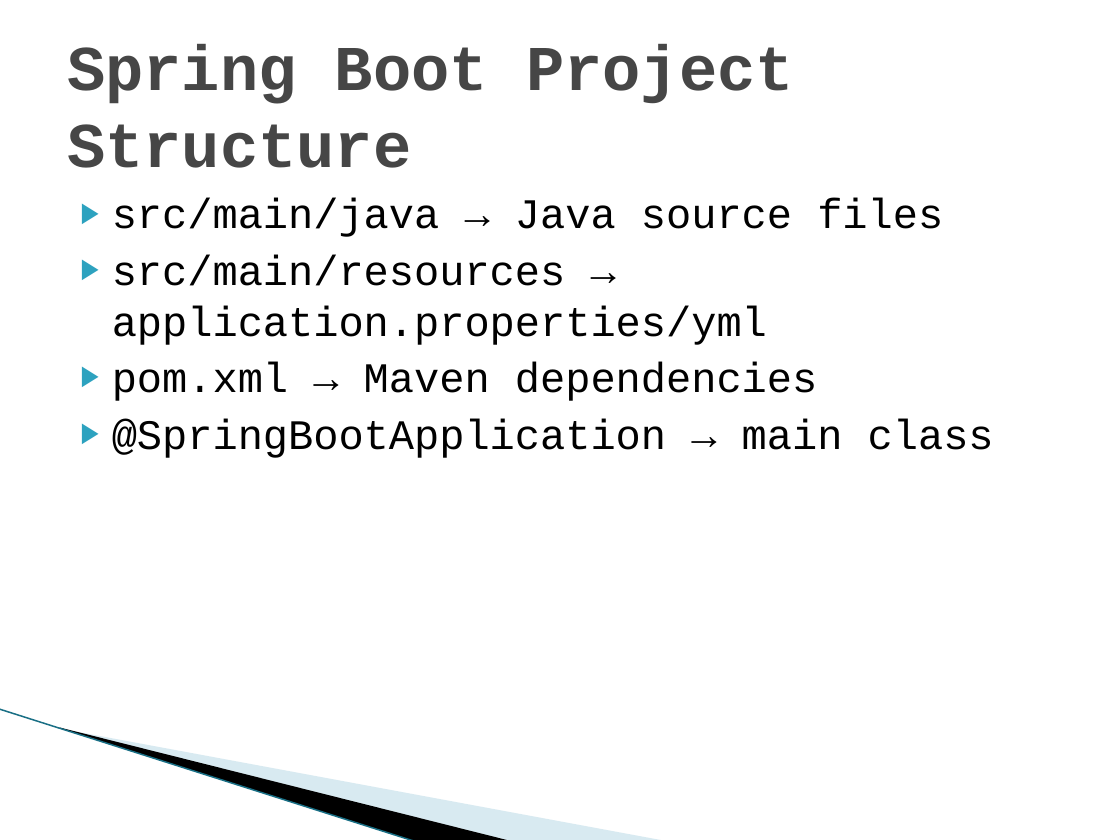
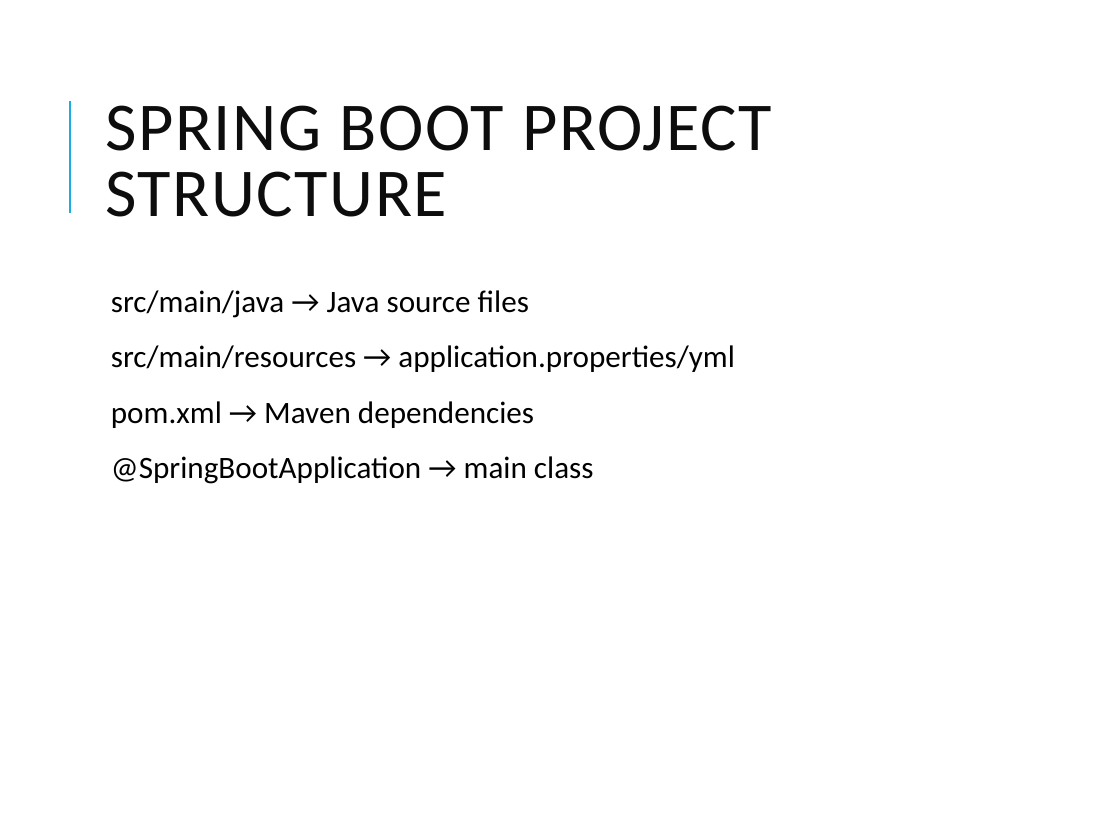
Before and after one commit to vikash-verma-profile/SpringBootRepo2025, a slide deck: slide 4 of Day-1/ADM Spring Boot & Microservices.pptx. Drawn at 1120x840 pixels with LibreOffice and Linux fonts; fonts in the diff are those of the drawing; background and template pictures are left out. Boxes give left, top, right and bottom in pixels: in the first picture for what was removed or moved away, otherwise in the second. Text is boxed around its words. In the diff, an @@ line names an element or a change of style, - is before the commit and + after.

```diff
--- a/Day-1/ADM Spring Boot & Microservices.pptx
+++ b/Day-1/ADM Spring Boot & Microservices.pptx
@@ line added from (69, 213) to (69, 101), #1CADE4 1.5 pt @@
@@ title at (105,105,772,217): text changed; size 41 to 44 pt; font Courier New to Calibri; text colour #464646 to #0D0D0D; bold off @@
-Spring Boot Project Structure
+SPRING BOOT PROJECT STRUCTURE
@@ text "src/main/java → Java source files": place and size @@
-text "src/main/java → Java source files" at (112,198,994,458)
+text "src/main/java → Java source files" at (111,290,735,484)
@@ text "src/main/java → Java source files" at (111,290,735,484): size 27 to 20 pt, font Courier New to Calibri; bullet ▶ to  ; line spacing 1 to 0.9; more space between paragraphs; bullet colour #2DA2BF to #1CADE4 @@
@@ line removed from (0, 709) to (416, 840) @@
@@ freeform shape removed at (59,727,512,840) @@
@@ freeform shape removed at (62,728,666,840) @@
```
Also in this commit, not shown: 5 other slides changed, 23 other files.
